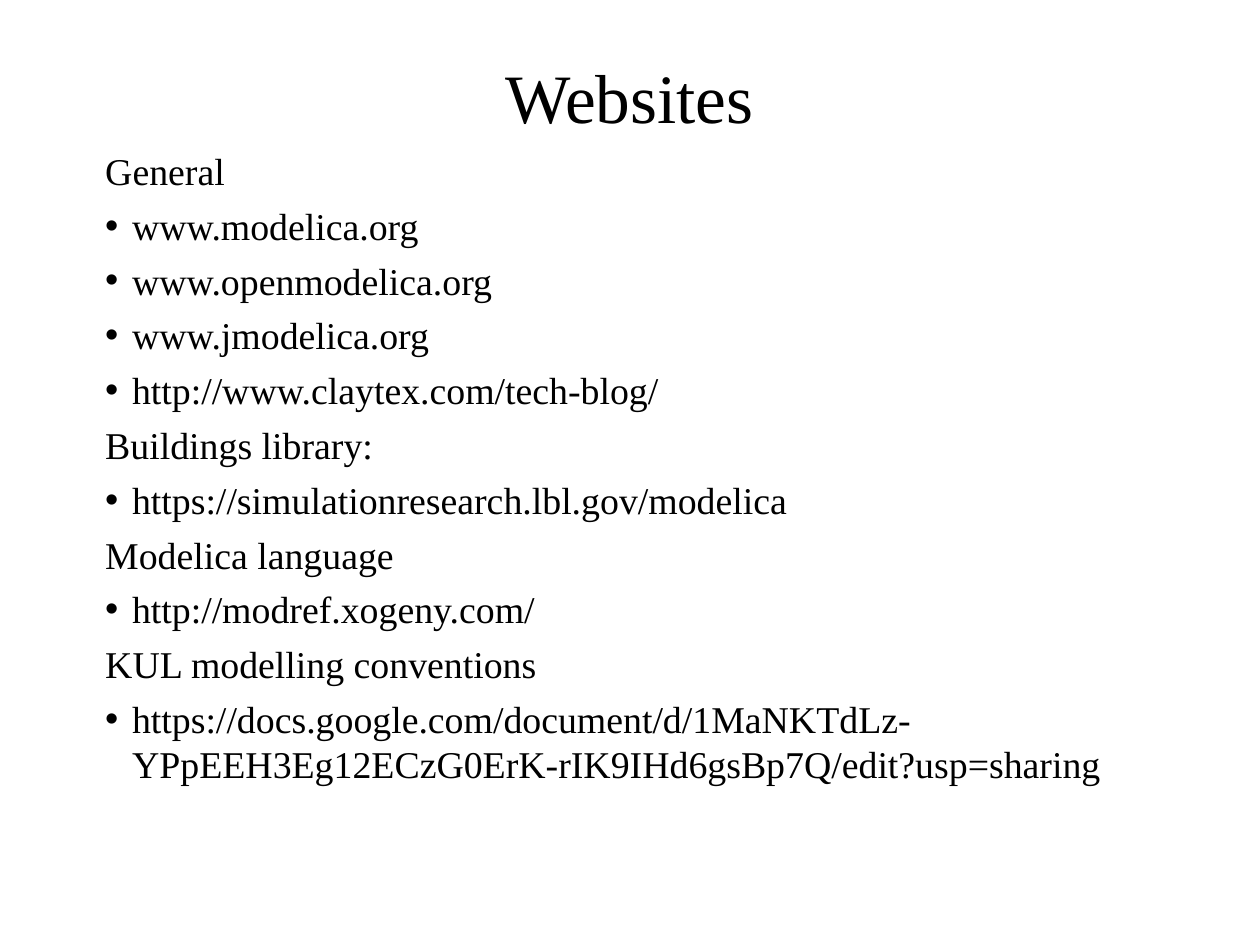
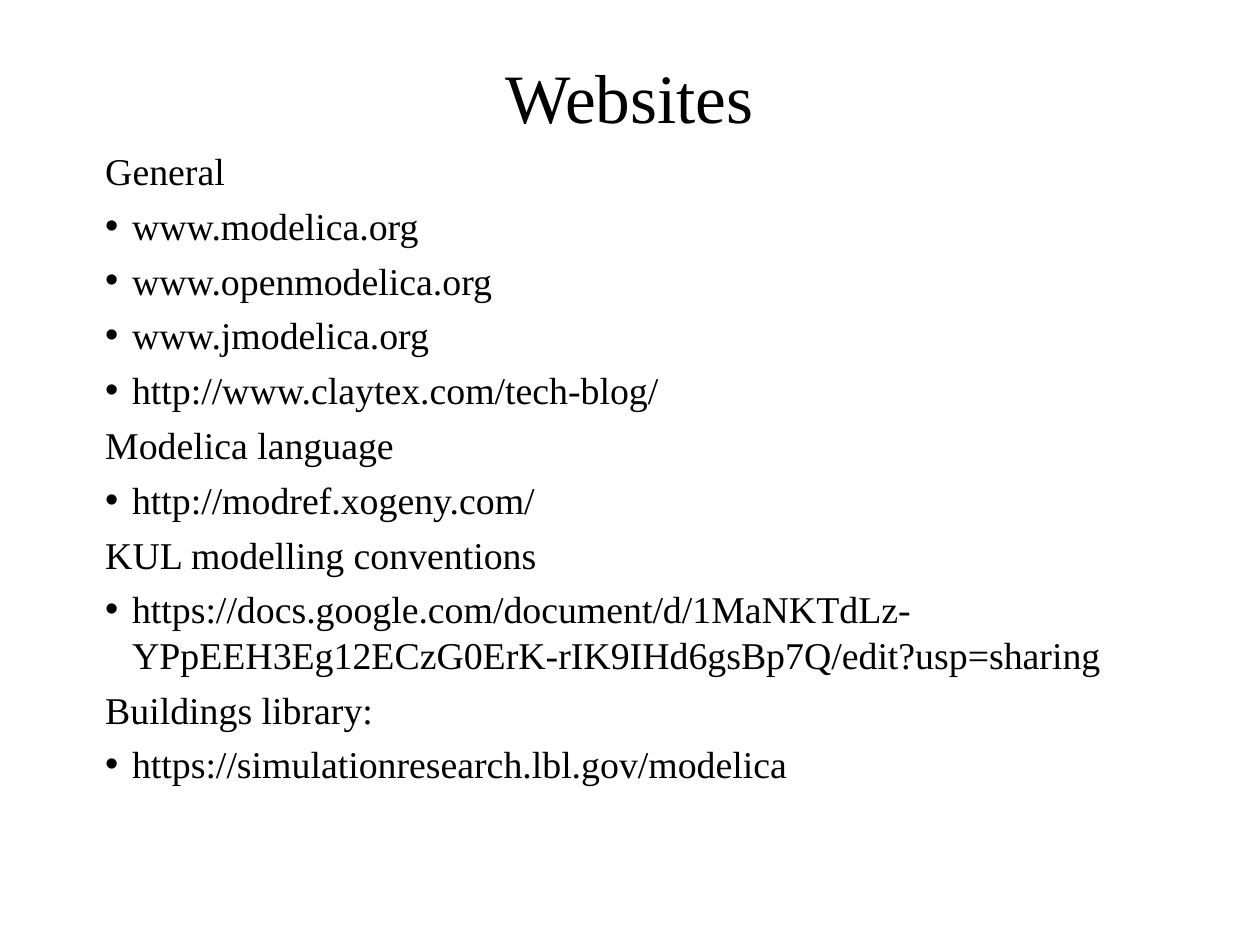
Before and after one commit to open-ideas/__CrashCourse__, a slide deck: slide 13 of Slides/CrashCourse_2013_shortVersion.ppt. Drawn at 1260x945 pixels with LibreOffice and Linux fonts; fonts in the diff are those of the drawing. Boxes give left, top, right and bottom in pixels: in the first picture for what was removed or moved away, otherwise in the second. Text is boxed around its words. In the diff, an @@ line names an element or a change of style, - is before the commit and + after.

Commit message:
Small changes to lib. Added mass model to show varying temperature and instantiation. minor adjustment in ppt

```diff
--- a/Slides/CrashCourse_2013_shortVersion.ppt
+++ b/Slides/CrashCourse_2013_shortVersion.ppt
@@ text at <box>105,432,787,522</box>: paragraphs removed @@
-Buildings library:
-• https://simulationresearch.lbl.gov/modelica
@@ text at <box>105,697,787,786</box>: paragraphs added @@
+Buildings library:
+• https://simulationresearch.lbl.gov/modelica
```
Also in this commit, not shown: 2 other slides changed, 2 other files.
